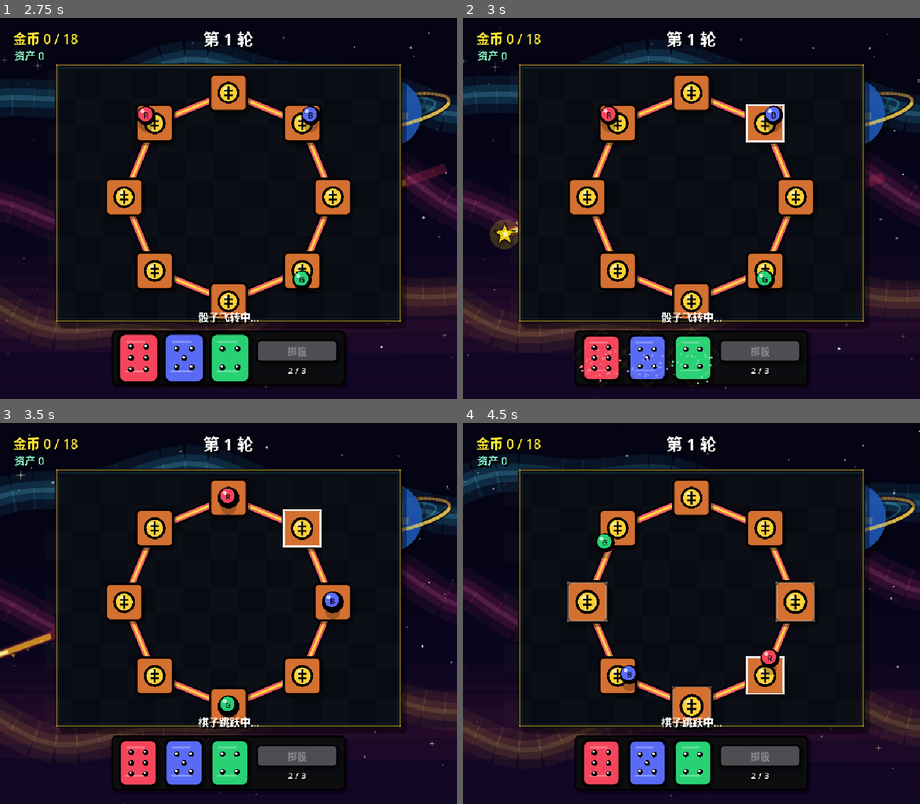
Above: before the commit, frames 1-4 (two rows, left to right).
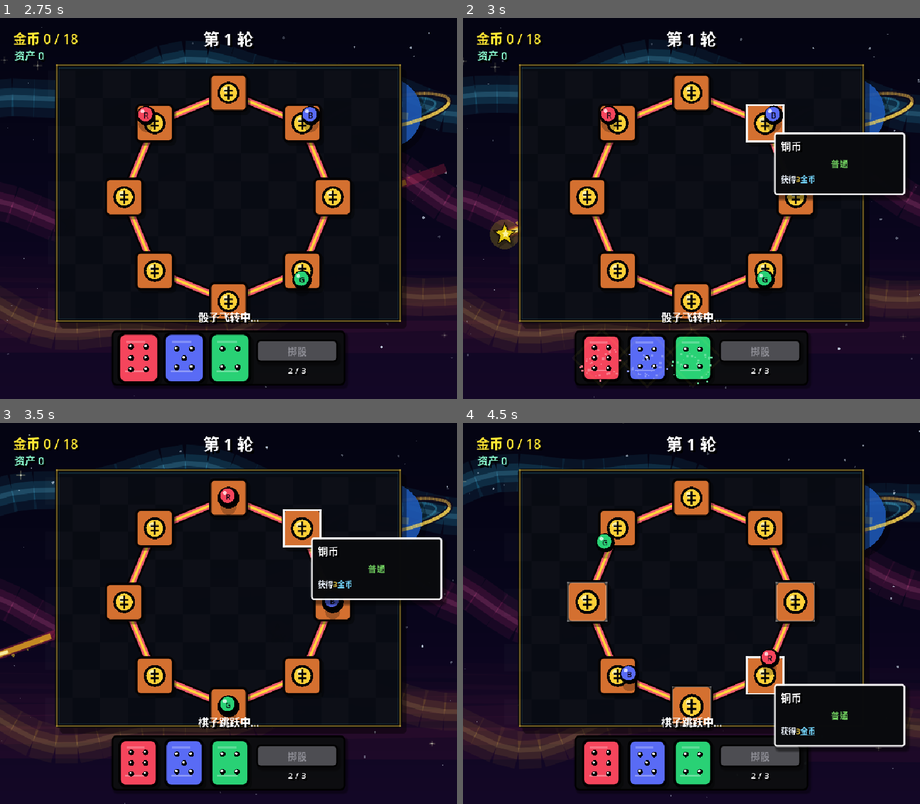
Above: after the commit, the same moments.

Repository: bloodboy326/monopolyrogue
Game: Godot game, scene res://scenes/Main.tscn
Same seed, same stepped clock (60 frames per second), same inputs: the game is played once before the commit and once after it.
Inputs (mouse positions are in pixels of both pictures, inside the frame that each line leads up to):
- Up to frame 1 (2.75 s): move the mouse to (155, 124) at 0.52 s; click (155, 124) at 0.67 s; move the mouse to (228, 94) at 1.27 s; click (228, 94) at 1.42 s; click "掷骰" at 2 s
- Up to frame 2 (3 s): move the mouse to (764, 124) at 2.77 s; click (764, 124) at 2.92 s
- Up to frame 3 (3.5 s): no input
- Up to frame 4 (4.5 s): move the mouse to (796, 602) at 3.52 s; click (796, 602) at 3.67 s; move the mouse to (764, 674) at 4.27 s; click (764, 674) at 4.42 s

Frame 1 is identical in both runs. In frame 2, 1.7% of the frame differs, in the area x 67-98%, y 29-48%; in frame 3, 1.7%; in frame 4, 2.6%, in the area x 67-98%, y 68-87%.

Commit message:
Add tile info tooltips and rich descriptions

Diff:
--- a/scripts/Main.gd
+++ b/scripts/Main.gd
@@ -12,6 +12,8 @@
 const BoardPath = preload("res://scripts/components/BoardPath.gd")
 const VectorBackground = preload("res://scripts/components/VectorBackground.gd")
 const RoundStartBanner = preload("res://scripts/components/RoundStartBanner.gd")
+const TileInfoTooltip = preload("res://scripts/components/TileInfoTooltip.gd")
+const RichDescription = preload("res://scripts/components/RichDescription.gd")
 const RunState = preload("res://scripts/domain/RunState.gd")
 const TileRuntime = preload("res://scripts/domain/Tile.gd")
 const TileDefinitions = preload("res://scripts/data/TileDefinitions.gd")
@@ -50,6 +52,7 @@
 var choice_overlay: Control
 var fail_overlay: Control
 var round_start_banner: Control
+var info_tooltip: Control
 var shaker: Node
 
 var tiles_data: Array[Dictionary] = []
@@ -97,6 +100,7 @@
 	tile_definitions = TileDefinitions.all()
 	relic_definitions = RelicDefinitions.all()
 	buff_definitions = BuffLibrary.definitions()
+	RichDescription.configure_tile_index(tile_definitions)
 	reward_tile_ids = []
 	for tile_id in tile_definitions.keys():
 		if bool(tile_definitions[tile_id].get("selectable", false)):
@@ -245,6 +249,11 @@
 	round_start_banner.visible = false
 	round_start_banner.z_index = 260
 	add_child(round_start_banner)
+
+	info_tooltip = TileInfoTooltip.new()
+	info_tooltip.name = "TileInfoTooltip"
+	info_tooltip.z_index = 900
+	add_child(info_tooltip)
 
 func _start_new_game() -> void:
 	round_number = 1
@@ -587,6 +596,9 @@
 		card.picked.connect(func(_idx: int) -> void:
 			_on_reward_tile_chosen(choice_data)
 		)
+		card.info_hovered.connect(_show_tile_tooltip)
+		card.info_hidden.connect(_hide_tile_tooltip)
+		card.reference_hovered.connect(_show_reference_tooltip)
 		choice_overlay.add_child(card)
 		card.play_spawn()
 		card.start_idle(float(i) * 0.75)
@@ -794,8 +806,22 @@
 		tile.position = tile_positions[i] - tile.size * 0.5
 		tile.pivot_offset = tile.size * 0.5
 		tile.picked.connect(_on_tile_picked)
+		tile.info_hovered.connect(_show_tile_tooltip)
+		tile.info_hidden.connect(_hide_tile_tooltip)
 		tile_layer.add_child(tile)
 		tile_nodes.append(tile)
+
+func _show_tile_tooltip(tile_data: Dictionary, anchor_global_pos: Vector2) -> void:
+	if info_tooltip == null:
+		return
+	info_tooltip.show_tile(tile_data, anchor_global_pos, get_viewport_rect())
+
+func _show_reference_tooltip(tile_id: String, anchor_global_pos: Vector2) -> void:
+	_show_tile_tooltip(_make_tile(tile_id), anchor_global_pos)
+
+func _hide_tile_tooltip() -> void:
+	if info_tooltip != null:
+		info_tooltip.hide_tooltip()
 
 func _position_pawns() -> void:
 	if tile_positions.is_empty():
--- a/scripts/SmokeTest.gd
+++ b/scripts/SmokeTest.gd
@@ -21,6 +21,14 @@
 	if not main.choice_overlay.visible:
 		push_error("Smoke test failed: choice overlay did not open.")
 		return
+	var visible_descriptions = 0
+	for child in main.choice_overlay.get_children():
+		var description = child.get_node_or_null("DescriptionText")
+		if description != null and not str(description.text).is_empty():
+			visible_descriptions += 1
+	if visible_descriptions < 3:
+		push_error("Smoke test failed: choice card descriptions were not populated.")
+		return
 	print("SMOKE_OK score=%d rolls_left=%d tiles=%d choice_cards=%d" % [main.round_score, main.rolls_left, main.tiles_data.size(), main.choice_overlay.get_child_count()])
 	main.queue_free()
 	await get_tree().process_frame
--- /dev/null
+++ b/scripts/components/RichDescription.gd
@@ -0,0 +1,95 @@
+extends RefCounted
+
+const NUMBER_COLOR = "#ffd84a"
+const TILE_COLOR = "#75d7ff"
+const KEYWORD_COLOR = "#ff7d90"
+const TEXT_COLOR = "#eef5ff"
+
+static var tile_name_to_id := {}
+
+static func configure_tile_index(tile_definitions: Dictionary) -> void:
+	tile_name_to_id.clear()
+	for tile_id in tile_definitions.keys():
+		var definition: Dictionary = tile_definitions[tile_id]
+		var name = str(definition.get("name", definition.get("tile_name", "")))
+		if not name.is_empty():
+			tile_name_to_id[name] = tile_id
+			tile_name_to_id["%s地块" % name] = tile_id
+			tile_name_to_id["%s块" % name] = tile_id
+
+static func to_bbcode(text: String) -> String:
+	var result = _format_tile_links(_escape_bbcode(text))
+	return "[color=%s]%s[/color]" % [TEXT_COLOR, result]
+
+static func _format_tile_links(text: String) -> String:
+	var result = ""
+	var plain = ""
+	var names = tile_name_to_id.keys()
+	names.sort_custom(func(a, b): return str(a).length() > str(b).length())
+	var i = 0
+	while i < text.length():
+		var match = _match_tile_at(text, i, names)
+		if not match.is_empty():
+			result += _format_plain(plain)
+			plain = ""
+			result += "[url=tile:%s][color=%s]%s[/color][/url]" % [match["tile_id"], TILE_COLOR, match["text"]]
+			i += str(match["text"]).length()
+			continue
+		plain += text.substr(i, 1)
+		i += 1
+	return result + _format_plain(plain)
+
+static func _match_tile_at(text: String, index: int, names: Array) -> Dictionary:
+	for raw_name in names:
+		var name = str(raw_name)
+		if name.is_empty():
+			continue
+		var escaped_name = _escape_bbcode(name)
+		if text.substr(index, escaped_name.length()) == escaped_name:
+			return {
+				"text": escaped_name,
+				"tile_id": str(tile_name_to_id[name])
+			}
+	return {}
+
+static func _format_plain(text: String) -> String:
+	var result = _colorize_numbers(text)
+	for keyword in ["金币", "销毁", "永久", "生成", "变成", "浇水", "收益", "计数", "倍率", "额外"]:
+		result = result.replace(keyword, "[color=%s]%s[/color]" % [KEYWORD_COLOR, keyword])
+	return result
+
+static func _colorize_numbers(text: String) -> String:
+	var result = ""
+	var i = 0
+	var inside_tag = false
+	while i < text.length():
+		var c = text.substr(i, 1)
+		if c == "[":
+			inside_tag = true
+			result += c
+			i += 1
+			continue
+		if c == "]":
+			inside_tag = false
+			result += c
+			i += 1
+			continue
+		if inside_tag:
+			result += c
+			i += 1
+			continue
+		var starts_number = c.is_valid_int() or (c == "-" and i + 1 < text.length() and text.substr(i + 1, 1).is_valid_int()) or (c == "+" and i + 1 < text.length() and text.substr(i + 1, 1).is_valid_int())
+		if starts_number:
+			var start = i
+			i += 1
+			while i < text.length() and text.substr(i, 1).is_valid_int():
+				i += 1
+			var number_text = text.substr(start, i - start)
+			result += "[color=%s]%s[/color]" % [NUMBER_COLOR, number_text]
+		else:
+			result += c
+			i += 1
+	return result
+
+static func _escape_bbcode(text: String) -> String:
+	return text.replace("[", "\\[").replace("]", "\\]")
--- a/scripts/components/TileChoiceCard.gd
+++ b/scripts/components/TileChoiceCard.gd
@@ -1,9 +1,13 @@
 extends Control
 
 signal picked(index: int)
+signal info_hovered(tile_data: Dictionary, anchor_global_pos: Vector2)
+signal info_hidden
+signal reference_hovered(tile_id: String, anchor_global_pos: Vector2)
 
 const TileCardFrame = preload("res://scripts/components/TileCardFrame.gd")
 const VectorTileIcon = preload("res://scripts/components/VectorTileIcon.gd")
+const RichDescription = preload("res://scripts/components/RichDescription.gd")
 
 var tile_index = 0
 var tile_name = ""
@@ -18,6 +22,8 @@
 var idle_time = 0.0
 var idle_phase = 0.0
 var idle_base_position = Vector2.ZERO
+var tile_data: Dictionary = {}
+var description_text: RichTextLabel
 
 var rare_colors = {
 	"普通": Color(0.45, 0.83, 0.38, 1.0),
@@ -29,18 +35,23 @@
 
 func _ready() -> void:
 	mouse_filter = Control.MOUSE_FILTER_STOP
+	_build_description_label()
+	_update_description_label()
 	mouse_entered.connect(func() -> void:
 		hover = true
 		_animate_hover(Vector2(1.035, 1.035))
+		info_hovered.emit(tile_data, get_global_mouse_position())
 		queue_redraw()
 	)
 	mouse_exited.connect(func() -> void:
 		hover = false
 		_animate_hover(Vector2.ONE)
+		info_hidden.emit()
 		queue_redraw()
 	)
 
 func setup(index: int, data: Dictionary) -> void:
+	tile_data = data.duplicate(true)
 	tile_index = index
 	tile_name = str(data.get("tile_name", data.get("name", "")))
 	tile_kind = str(data.get("kind", ""))
@@ -49,6 +60,7 @@
 	tile_describe = str(data.get("tile_describe", ""))
 	base_color = data.get("color", base_color)
 	accent_color = data.get("accent", accent_color)
+	_update_description_label()
 	queue_redraw()
 
 func play_spawn() -> void:
@@ -73,6 +85,7 @@
 		return
 	idle_time += delta
 	position = idle_base_position + Vector2(0.0, sin(idle_time * 1.35 + idle_phase) * 5.5)
+	_layout_description_label()
 
 func _gui_input(event: InputEvent) -> void:
 	if event is InputEventMouseButton and event.button_index == MOUSE_BUTTON_LEFT and event.pressed:
@@ -98,18 +111,56 @@
 	var line_y = tile_rect.end.y + 37
 	draw_line(Vector2(18, line_y), Vector2(size.x - 18, line_y), Color(0.0, 0.0, 0.0, 1.0), 3.0)
 	draw_line(Vector2(19, line_y - 1), Vector2(size.x - 19, line_y - 1), rare_color, 2.0)
-	_draw_description(font, Rect2(Vector2(16, line_y + 15), Vector2(size.x - 32, size.y - line_y - 22)))
+	_layout_description_label()
 
 	if hover:
 		TileCardFrame.draw_rect_outline(self, rect.grow(-5.0), Color.WHITE, 4.0)
 
-func _draw_description(font: Font, rect: Rect2) -> void:
-	var lines = tile_describe.split("\n")
-	var y = rect.position.y + 17
-	for line in lines:
-		draw_string(font, Vector2(rect.position.x, y), line, HORIZONTAL_ALIGNMENT_LEFT, rect.size.x, 14, Color(0.92, 0.95, 1.0, 1.0))
-		y += 18
-
 func _animate_hover(target_scale: Vector2) -> void:
 	var tween = create_tween()
 	tween.tween_property(self, "scale", target_scale, 0.12).set_trans(Tween.TRANS_QUAD).set_ease(Tween.EASE_OUT)
+
+func _build_description_label() -> void:
+	description_text = RichTextLabel.new()
+	description_text.name = "DescriptionText"
+	description_text.bbcode_enabled = true
+	description_text.fit_content = false
+	description_text.scroll_active = false
+	description_text.autowrap_mode = TextServer.AUTOWRAP_WORD_SMART
+	description_text.mouse_filter = Control.MOUSE_FILTER_STOP
+	description_text.add_theme_font_size_override("normal_font_size", 15)
+	description_text.gui_input.connect(_on_description_gui_input)
+	description_text.meta_hover_started.connect(_on_description_meta_hover_started)
+	description_text.meta_hover_ended.connect(_on_description_meta_hover_ended)
+	add_child(description_text)
+
+func _update_description_label() -> void:
+	if description_text == null:
+		return
+	description_text.text = RichDescription.to_bbcode(tile_describe)
+	_layout_description_label()
+
+func _layout_description_label() -> void:
+	if description_text == null or size.x <= 0.0 or size.y <= 0.0:
+		return
+	var tile_side = min(size.x * 0.52, size.y * 0.31)
+	var tile_bottom = 54.0 + tile_side
+	var line_y = tile_bottom + 37.0
+	description_text.position = Vector2(16.0, line_y + 13.0)
+	description_text.size = Vector2(size.x - 32.0, max(44.0, size.y - line_y - 26.0))
+
+func _on_description_meta_hover_started(meta) -> void:
+	var value = str(meta)
+	if value.begins_with("tile:"):
+		reference_hovered.emit(value.substr(5), get_global_mouse_position())
+
+func _on_description_meta_hover_ended(_meta) -> void:
+	if hover:
+		info_hovered.emit(tile_data, get_global_mouse_position())
+	else:
+		info_hidden.emit()
+
+func _on_description_gui_input(event: InputEvent) -> void:
+	if event is InputEventMouseButton and event.button_index == MOUSE_BUTTON_LEFT and event.pressed:
+		accept_event()
+		picked.emit(tile_index)
--- /dev/null
+++ b/scripts/components/TileInfoTooltip.gd
@@ -0,0 +1,88 @@
+extends PanelContainer
+
+const RichDescription = preload("res://scripts/components/RichDescription.gd")
+
+var title_label: Label
+var rarity_label: Label
+var description_label: RichTextLabel
+var rarity_colors = {
+	"普通": Color(0.45, 0.83, 0.38, 1.0),
+	"稀有": Color(0.36, 0.62, 1.0, 1.0),
+	"非凡": Color(0.88, 0.40, 1.0, 1.0),
+	"传说": Color(1.0, 0.72, 0.20, 1.0),
+	"诅咒": Color(0.94, 0.12, 0.30, 1.0)
+}
+
+func _ready() -> void:
+	z_index = 900
+	visible = false
+	mouse_filter = Control.MOUSE_FILTER_IGNORE
+	add_theme_stylebox_override("panel", _panel_style())
+
+	var stack = VBoxContainer.new()
+	stack.add_theme_constant_override("separation", 7)
+	stack.custom_minimum_size = Vector2(246, 0)
+	add_child(stack)
+
+	title_label = Label.new()
+	title_label.add_theme_font_size_override("font_size", 22)
+	title_label.add_theme_color_override("font_color", Color.WHITE)
+	title_label.add_theme_color_override("font_shadow_color", Color.BLACK)
+	title_label.add_theme_constant_override("shadow_offset_x", 3)
+	title_label.add_theme_constant_override("shadow_offset_y", 3)
+	stack.add_child(title_label)
+
+	rarity_label = Label.new()
+	rarity_label.horizontal_alignment = HORIZONTAL_ALIGNMENT_CENTER
+	rarity_label.add_theme_font_size_override("font_size", 18)
+	stack.add_child(rarity_label)
+
+	description_label = RichTextLabel.new()
+	description_label.bbcode_enabled = true
+	description_label.fit_content = true
+	description_label.scroll_active = false
+	description_label.autowrap_mode = TextServer.AUTOWRAP_WORD_SMART
+	description_label.custom_minimum_size = Vector2(230, 0)
+	description_label.add_theme_font_size_override("normal_font_size", 16)
+	stack.add_child(description_label)
+
+func show_tile(tile_data: Dictionary, anchor_global_pos: Vector2, viewport_rect: Rect2) -> void:
+	title_label.text = str(tile_data.get("tile_name", tile_data.get("name", "")))
+	var rarity = str(tile_data.get("tile_rare", tile_data.get("rarity", "普通")))
+	rarity_label.text = rarity
+	rarity_label.add_theme_color_override("font_color", rarity_colors.get(rarity, Color.WHITE))
+	description_label.text = RichDescription.to_bbcode(str(tile_data.get("tile_describe", tile_data.get("description", ""))))
+	var desc_len = description_label.get_parsed_text().length()
+	var estimated_lines = max(2, int(ceil(float(desc_len) / 14.0)))
+	custom_minimum_size = Vector2(276, 88 + estimated_lines * 22)
+	size = custom_minimum_size
+	visible = true
+	var tooltip_size = size
+	if tooltip_size.x <= 1.0 or tooltip_size.y <= 1.0:
+		tooltip_size = Vector2(270, 150)
+	var pos = anchor_global_pos + Vector2(18, 18)
+	if pos.x + tooltip_size.x > viewport_rect.end.x - 12.0:
+		pos.x = anchor_global_pos.x - tooltip_size.x - 18.0
+	if pos.y + tooltip_size.y > viewport_rect.end.y - 12.0:
+		pos.y = viewport_rect.end.y - tooltip_size.y - 12.0
+	pos.x = max(viewport_rect.position.x + 12.0, pos.x)
+	pos.y = max(viewport_rect.position.y + 12.0, pos.y)
+	global_position = pos
+
+func hide_tooltip() -> void:
+	visible = false
+
+func _panel_style() -> StyleBoxFlat:
+	var style = StyleBoxFlat.new()
+	style.bg_color = Color(0.035, 0.04, 0.052, 0.98)
+	style.border_color = Color(1.0, 1.0, 1.0, 0.92)
+	style.set_border_width_all(4)
+	style.set_corner_radius_all(6)
+	style.shadow_color = Color(0.0, 0.0, 0.0, 0.48)
+	style.shadow_size = 6
+	style.shadow_offset = Vector2(6, 7)
+	style.content_margin_left = 14
+	style.content_margin_right = 14
+	style.content_margin_top = 12
+	style.content_margin_bottom = 12
+	return style
--- a/scripts/components/TileJuice.gd
+++ b/scripts/components/TileJuice.gd
@@ -1,6 +1,8 @@
 extends Control
 
 signal picked(index: int)
+signal info_hovered(tile_data: Dictionary, anchor_global_pos: Vector2)
+signal info_hidden
 
 const TileCardFrame = preload("res://scripts/components/TileCardFrame.gd")
 const VectorTileIcon = preload("res://scripts/components/VectorTileIcon.gd")
@@ -16,6 +18,7 @@
 var hover = false
 var insert_hint = false
 var delete_hint = false
+var tile_data: Dictionary = {}
 
 func _ready() -> void:
 	mouse_filter = Control.MOUSE_FILTER_STOP
@@ -23,6 +26,7 @@
 	mouse_exited.connect(_on_mouse_exited)
 
 func setup(index: int, data: Dictionary) -> void:
+	tile_data = data.duplicate(true)
 	tile_index = index
 	tile_name = str(data.get("tile_name", data.get("name", "集市")))
 	tile_kind = str(data.get("kind", "market"))
@@ -73,6 +77,7 @@
 
 func _on_mouse_entered() -> void:
 	hover = true
+	info_hovered.emit(tile_data, get_global_mouse_position())
 	if not insert_hint and not delete_hint:
 		set_glow(0.28)
 	var tween = create_tween()
@@ -80,6 +85,7 @@
 
 func _on_mouse_exited() -> void:
 	hover = false
+	info_hidden.emit()
 	if not insert_hint and not delete_hint:
 		set_glow(0.0)
 	var tween = create_tween()
--- a/scripts/data/TileDefinitions.gd
+++ b/scripts/data/TileDefinitions.gd
@@ -51,6 +51,7 @@
 		"rarity": rarity,
 		"baseCoin": base_coin,
 		"description": description,
+		"displayDescription": description,
 		"tags": tags,
 		"selectable": selectable,
 		"temporary": temporary,
--- a/scripts/domain/Tile.gd
+++ b/scripts/domain/Tile.gd
@@ -52,6 +52,7 @@
 	return not is_empty() and not bool(runtime_flags.get("temporarily_destroyed", false))
 
 func to_display_data() -> Dictionary:
+	var display_description = str(definition.get("displayDescription", definition.get("地块文案描述", definition.get("tile_display_description", definition.get("description", definition.get("tile_describe", ""))))))
 	return {
 		"id": id,
 		"instance_id": instance_id,
@@ -62,7 +63,9 @@
 		"tile_icon": int(definition.get("tile_icon", definition.get("icon", 0))),
 		"icon": int(definition.get("tile_icon", definition.get("icon", 0))),
 		"tile_rare": rarity,
-		"tile_describe": str(definition.get("description", definition.get("tile_describe", ""))),
+		"tile_describe": display_description,
+		"description": str(definition.get("description", definition.get("tile_describe", ""))),
+		"displayDescription": display_description,
 		"reward": base_coin,
 		"baseCoin": base_coin,
 		"color": _color_from_config(definition.get("color", [0.95, 0.36, 0.43, 1.0])),
--- a/scripts/tests/RulesTest.gd
+++ b/scripts/tests/RulesTest.gd
@@ -9,6 +9,8 @@
 const GameCommand = preload("res://scripts/effects/GameCommand.gd")
 const TurnContext = preload("res://scripts/domain/TurnContext.gd")
 const ResolveContext = preload("res://scripts/domain/ResolveContext.gd")
+const RichDescription = preload("res://scripts/components/RichDescription.gd")
+const TileRuntime = preload("res://scripts/domain/Tile.gd")
 
 var tile_defs: Dictionary
 var relic_defs: Dictionary
@@ -27,6 +29,7 @@
 	_test_chain_limit()
 	_test_three_dice_order()
 	_test_main_flow_is_not_needed_for_new_tile_effect()
+	_test_rich_description_and_display_copy()
 	print("RULES_OK tests=%d" % passed)
 	get_tree().quit()
 
@@ -166,3 +169,15 @@
 	run.setup(custom_defs, relic_defs, buff_defs, 14, "T999", 1)
 	TurnResolver.new().resolve_roll(run, ["red"], {"red": 1})
 	_assert(run.round_score == 12, "new data-only tile resolves without changing Main")
+
+func _test_rich_description_and_display_copy() -> void:
+	RichDescription.configure_tile_index(tile_defs)
+	var bbcode = RichDescription.to_bbcode("获得3金币，每销毁一个鬼魂地块，金币永久+1")
+	_assert(bbcode.contains("[url=tile:T021]"), "rich description links tile names")
+	_assert(bbcode.find("[url=tile:T021]", bbcode.find("[url=tile:T021]") + 1) == -1, "rich description does not nest tile links")
+	_assert(bbcode.contains("#ffd84a"), "rich description colors numbers")
+	var definition = tile_defs["T001"].duplicate(true)
+	definition["description"] = "功能描述"
+	definition["displayDescription"] = "文案描述"
+	var tile = TileRuntime.from_definition(definition, 1)
+	_assert(tile.to_display_data()["tile_describe"] == "文案描述" and tile.to_display_data()["description"] == "功能描述", "display copy is separate from functional description")
Not shown, added: scripts/components/RichDescription.gd.uid
Not shown, added: scripts/components/TileInfoTooltip.gd.uid
